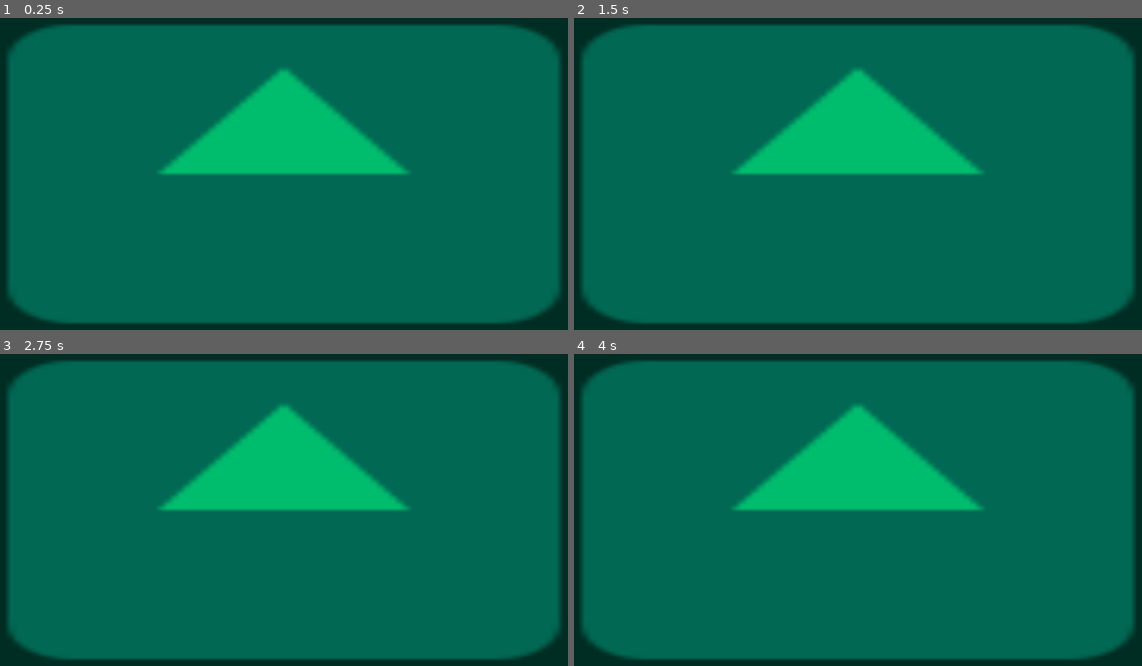
Above: before the commit, frames 1-4 (two rows, left to right).
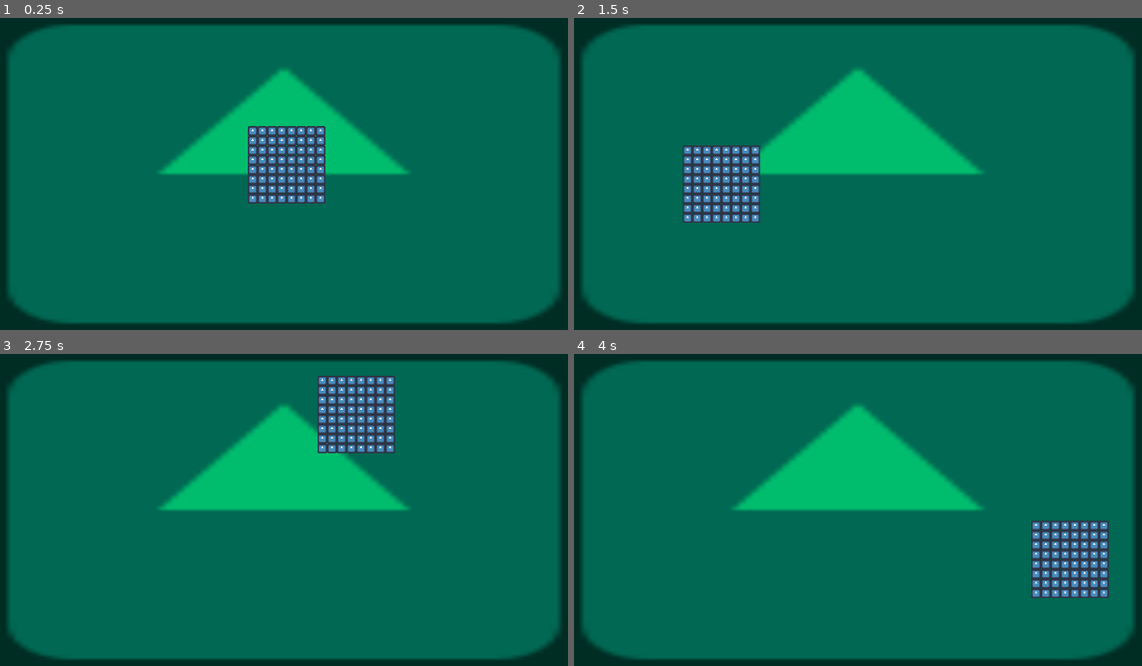
Above: after the commit, the same moments.

Repository: Cuckhands/pong-shaders
Game: Godot game, scene res://scenes/world.tscn
Same seed, same stepped clock (60 frames per second), same inputs: the game is played once before the commit and once after it. The project has no main scene, so this scene is started directly. The engine's default icon, where the game draws it, is replaced by a stand-in: a white triangle on a blue panel in a dark square.
Inputs (mouse positions are in pixels of both pictures, inside the frame that each line leads up to):
- Up to frame 1 (0.25 s): no input
- Up to frame 2 (1.5 s): tap Enter at 0.5 s; move the mouse to (1011, 145) at 0.52 s; tap Space at 1.25 s; move the mouse to (721, 183) at 1.27 s
- Up to frame 3 (2.75 s): tap Enter at 2 s; move the mouse to (357, 413) at 2.02 s
- Up to frame 4 (4 s): tap Space at 2.75 s; move the mouse to (823, 578) at 2.77 s; tap Enter at 3.5 s; move the mouse to (1068, 559) at 3.52 s

The runs differ from the first frame. In frame 1, 3.4% of the frame differs, in the area x 43-58%, y 34-60%; in frame 2, 3.3%; in frame 3, 3.4%; in frame 4, 3.4%.

Commit message:
Attempt unmoving_plaid shader

Diff:
--- a/scenes/world.tscn
+++ b/scenes/world.tscn
@@ -1,6 +1,16 @@
 [gd_scene format=3 uid="uid://dxorngg82ichi"]
 
 [ext_resource type="Texture2D" uid="uid://s8014gxv15q7" path="res://sprites/icon.svg" id="1_fj7yv"]
+[ext_resource type="Shader" uid="uid://bs5p5f02ke0hv" path="res://shaders/unmoving_plaid.gdshader" id="2_4wyf3"]
+[ext_resource type="Script" uid="uid://d2a0u0go22r3w" path="res://scripts/cursor_follow.gd" id="3_k0juu"]
+
+[sub_resource type="ShaderMaterial" id="ShaderMaterial_71j4m"]
+shader = ExtResource("2_4wyf3")
+shader_parameter/scale = Vector2(8, 8)
+shader_parameter/offset = Vector2(0, 0)
+shader_parameter/regionEnabled = false
+shader_parameter/regionPosition = Vector2(0, 0)
+shader_parameter/regionSize = Vector2(16, 16)
 
 [node name="World" type="Node2D" unique_id=409821043]
 
@@ -15,3 +25,8 @@
 position = Vector2(571.5, 327.50003)
 scale = Vector2(10.367187, 5.8828125)
 texture = ExtResource("1_fj7yv")
+
+[node name="Sprite2D" type="Sprite2D" parent="." unique_id=929061510]
+material = SubResource("ShaderMaterial_71j4m")
+texture = ExtResource("1_fj7yv")
+script = ExtResource("3_k0juu")
--- a/scripts/cursor_follow.gd
+++ b/scripts/cursor_follow.gd
@@ -1,9 +1,21 @@
-extends Node2D
+extends Sprite2D
+
+func set_shader_position(new_pos: Vector2):
+	if material is ShaderMaterial:
+		material.set_shader_parameter("position", new_pos)
 
 # Called when the node enters the scene tree for the first time.
 func _ready() -> void:
-	pass
+	# if I have a shader,
+	if material is ShaderMaterial:
+		# make sure changes to it don't affect others using this same material
+		material = material.duplicate()
+
+
 
 # Called every frame. 'delta' is the elapsed time since the previous frame.
 func _process(_delta: float) -> void:
 	position = get_global_mouse_position()
+
+	if material is ShaderMaterial:
+		set_shader_position(global_position)
--- /dev/null
+++ b/shaders/unmoving_plaid.gdshader
@@ -0,0 +1,22 @@
+shader_type canvas_item;
+
+instance uniform vec2 position = vec2(0); // Global position of the sprite
+uniform vec2 scale = vec2(1); // Scale of the sprite
+uniform vec2 offset = vec2(0); // Offset in pixels
+
+uniform bool regionEnabled = false; // Enable Sprite Region
+uniform vec2 regionPosition = vec2(0); // Region Sprite Position
+uniform vec2 regionSize = vec2(16); // Region Sprite Size
+
+void fragment() {
+	vec2 uv = UV + (position + offset) * TEXTURE_PIXEL_SIZE / scale;
+	if (regionEnabled) {
+		uv -= regionPosition * TEXTURE_PIXEL_SIZE;
+		uv = mod(uv * scale, regionSize * TEXTURE_PIXEL_SIZE) + regionPosition * TEXTURE_PIXEL_SIZE;
+	}
+	else {
+		uv = mod(uv * scale, 1.0);
+	}
+
+	COLOR = texture(TEXTURE, uv);
+}
Renamed: shaders/chowder.tres -> shaders/fragment_chowder.tres
Not shown, added: shaders/unmoving_plaid.gdshader.uid
